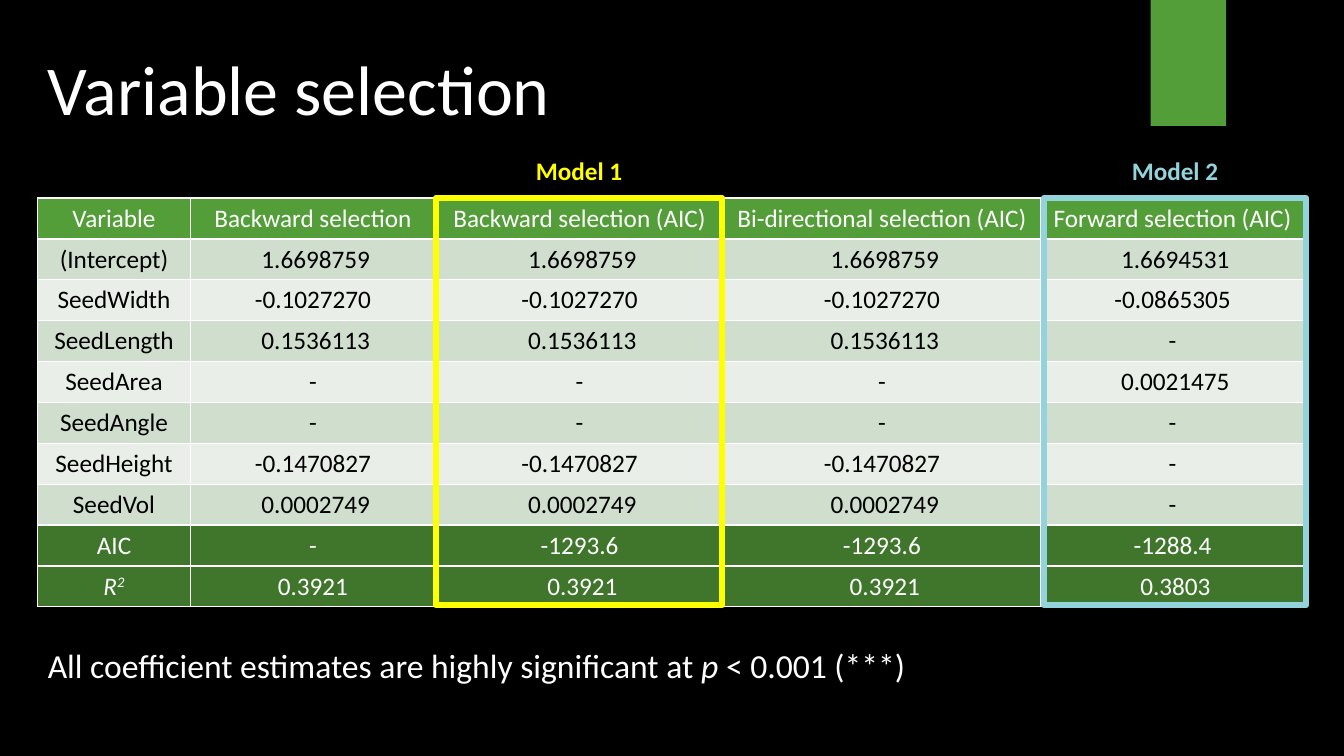
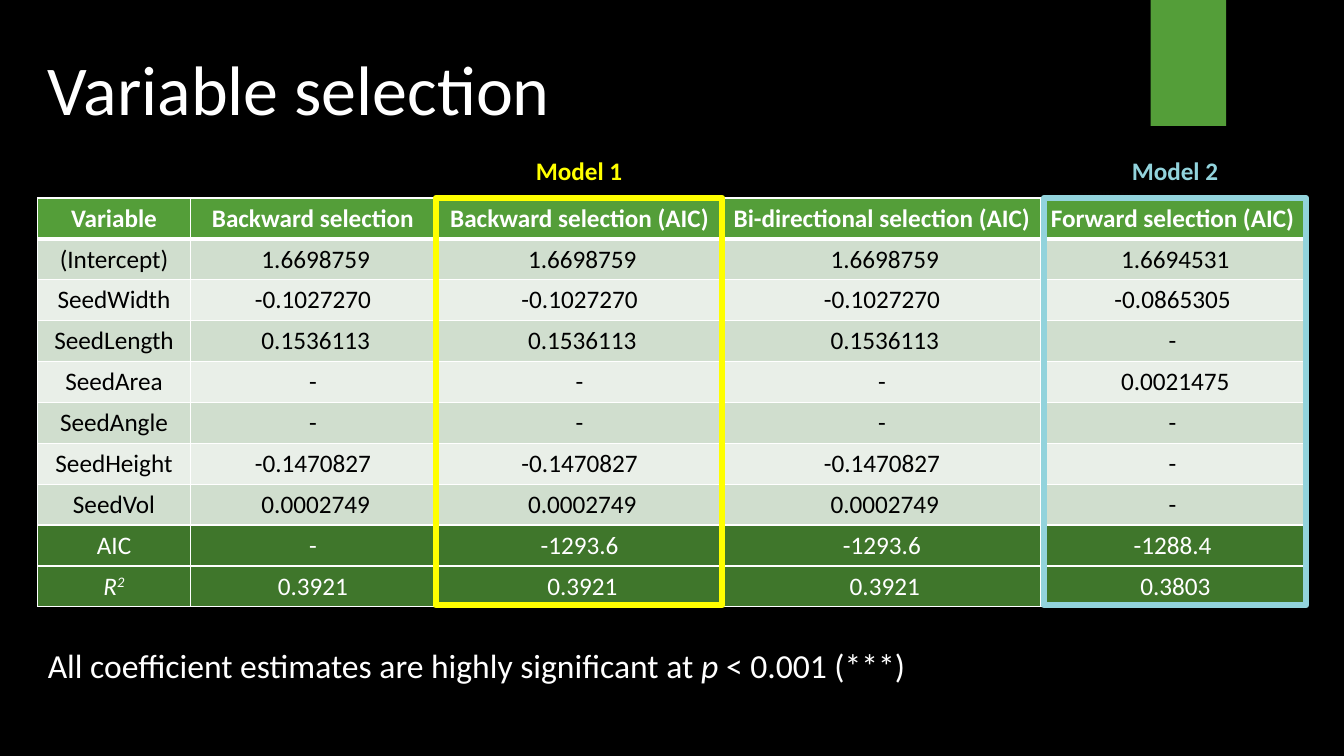
Before and after one commit to TrevorHD/CNSeedDrop, a slide deck: slide 14 of DreesHowerton_STAT501_Presentation.pptx (slide 11 before the commit). Drawn at 1344x756 pixels with LibreOffice and Linux fonts; fonts in the diff are those of the drawing; background and template pictures are left out. Boxes give left, top, right and bottom in pixels: in the first picture for what was removed or moved away, otherwise in the second. Text is boxed around its words. In the diff, an @@ line names an element or a change of style, - is before the commit and + after.

```diff
--- a/DreesHowerton_STAT501_Presentation.pptx
+++ b/DreesHowerton_STAT501_Presentation.pptx
@@ table at [38,198,1306,605] @@
@@ bold on in "Variable", "Backward selection", "Backward selection (AIC)", "Bi-directional selection (AIC)" and 1 more places @@
```
Also in this commit, not shown: 11 other slides changed, 4 slides added, 1 slide removed, 6 other files.
